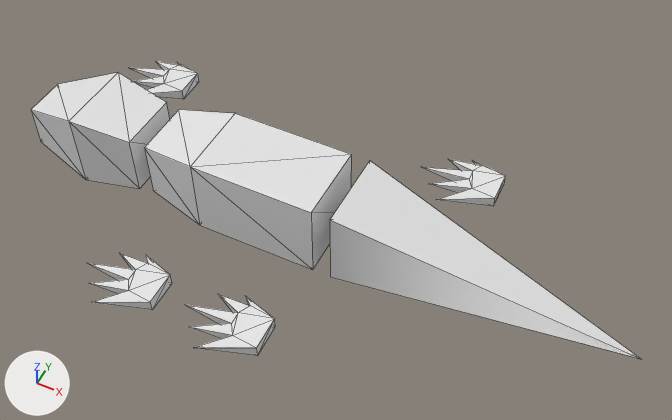
An edit to the glTF model dist/obj/lizard.gltf, drawn before and after from the same camera.
One viewpoint serves both versions: a 50 mm camera at (0.125, -0.24, 0.322) aimed at (0.003, 0.002, 0.019). The axes (+X, +Y, +Z) are drawn at lower left. The lights are the same throughout. Mesh edges are drawn as thin lines. Where no turn or scale is listed for an object, it has been applied to the vertices.

Objects in the first picture: 'Body', 'Foot-0', 'Foot-1', 'Foot-2', 'Foot-3', 'Head', 'Tail'.
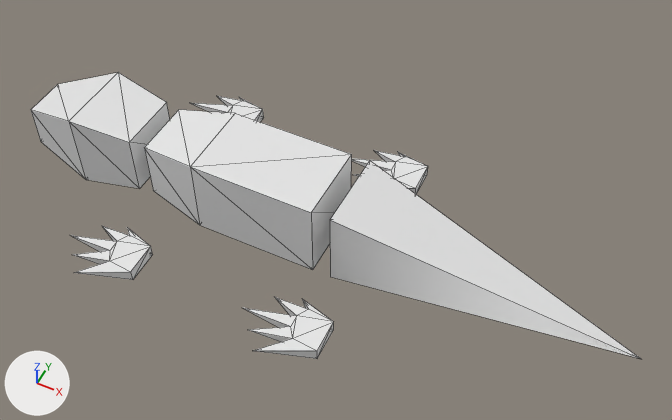
What differs and where, as boxes (x1, y1, x2, y2) in the pictures (672 x 420 px):
'Foot-0', moved: before (186, 294, 275, 356); after (243, 297, 334, 359)
'Foot-1', moved: before (88, 253, 172, 310); after (70, 226, 153, 280)
'Foot-3', moved: before (422, 159, 506, 206); after (352, 150, 428, 194)
'Foot-2', moved: before (130, 61, 199, 99); after (191, 96, 264, 122)

Diff of the bpy script that builds the scene:
```diff
--- a/dist/obj/lizard.gltf.py
+++ b/dist/obj/lizard.gltf.py
@@ ob_foot_1 @@
 ob_foot_1 = bpy.data.objects.new('Foot-1', me_plane_001)
-ob_foot_1.location = (-0.0631, -0.06, 0.0027)
+ob_foot_1.location = (-0.08, -0.05, 0.002)
@@ ob_foot_0 @@
 ob_foot_0 = bpy.data.objects.new('Foot-0', me_plane_002)
-ob_foot_0.location = (-0.0122, -0.0598, 0.0027)
+ob_foot_0.location = (0.01, -0.05, 0.002)
@@ ob_foot_2 @@
 ob_foot_2 = bpy.data.objects.new('Foot-2', me_plane)
-ob_foot_2.location = (-0.1239, 0.0586, 0.0027)
+ob_foot_2.location = (-0.08, 0.05, 0.002)
@@ ob_foot_3 @@
 ob_foot_3 = bpy.data.objects.new('Foot-3', me_plane_003)
-ob_foot_3.location = (0.0452, 0.0601, 0.0027)
+ob_foot_3.location = (0.01, 0.05, 0.002)
```
